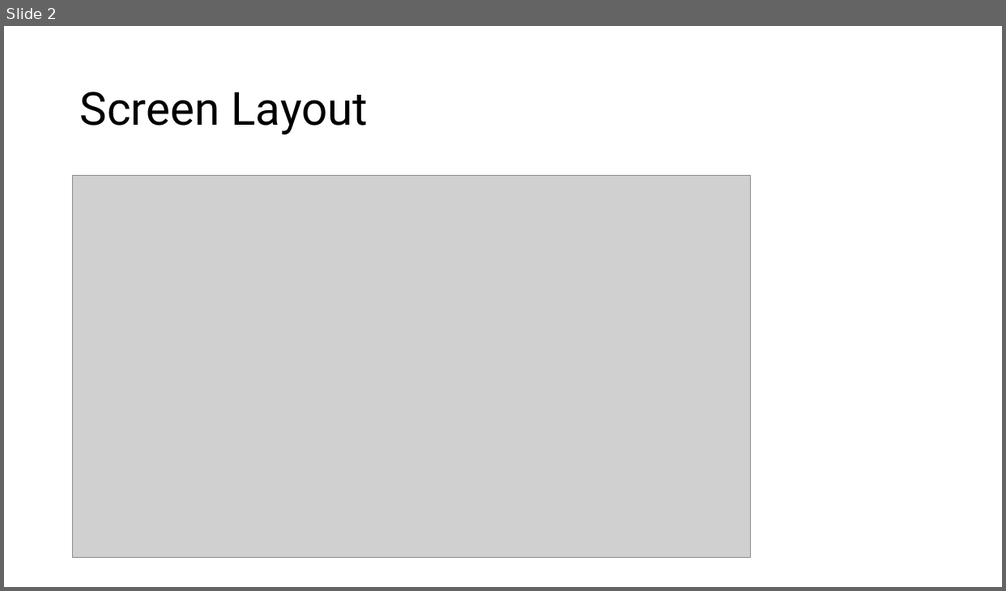
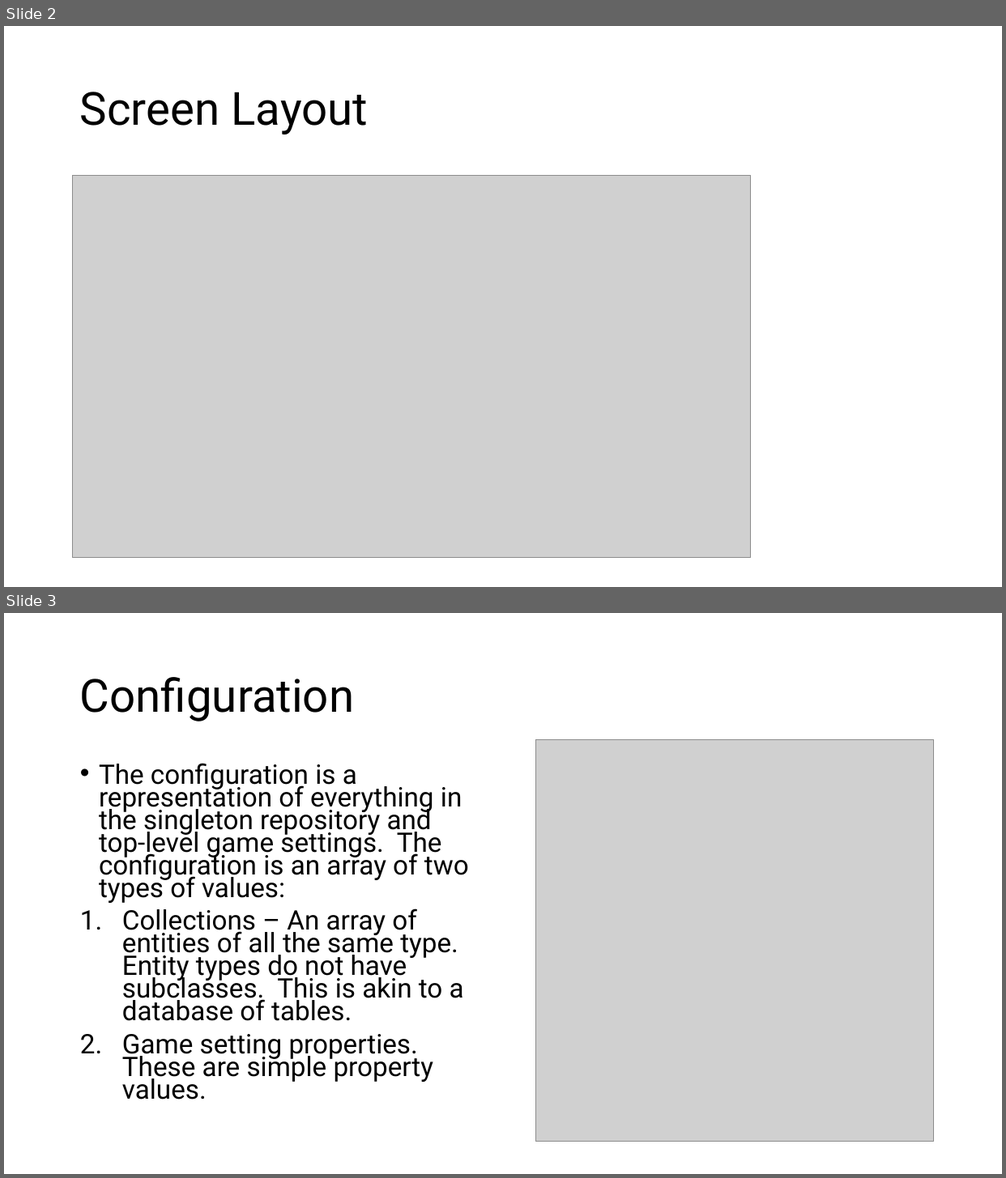
Before and after one commit to marcjohnston/AngbandOS, a slide deck: Documents/Game Designer.pptx. Shown one above the other, each under a label of ours: slide 2 before the commit, slides 2 and 3 after it. The pictures are 1006x591 and 1006x1178 pixels, drawn with LibreOffice and Linux fonts; fonts in the diff are those of the drawing; grey boxes stand for pictures. Boxes give left, top, right and bottom in pixels: in the first picture for what was removed or moved away, otherwise in the second. Text is boxed around its words. In the diff, an @@ line names an element or a change of style, - is before the commit and + after.

```diff
--- a/Documents/Game Designer.pptx
+++ b/Documents/Game Designer.pptx
@@ slide 3 added at (4,613,1002,1174), background #FFFFFF @@
@@ title added at (80,677,354,722), 44 pt, text #000000 @@
+Configuration
@@ picture added at (535,739,933,1142) @@
@@ text added at (99,763,469,1100), 25.9 pt, text #000000 @@
+• The configuration is a representation of everything in the singleton repository and top-level game settings. The configuration is an array of two types of values:
+1. Collections – An array of entities of all the same type. Entity types do not have subclasses. This is akin to a database of tables.
+2. Game setting properties. These are simple property values.
```
Also in this commit, not shown: 7 other slides added, 1 slide removed, 1 other file.
